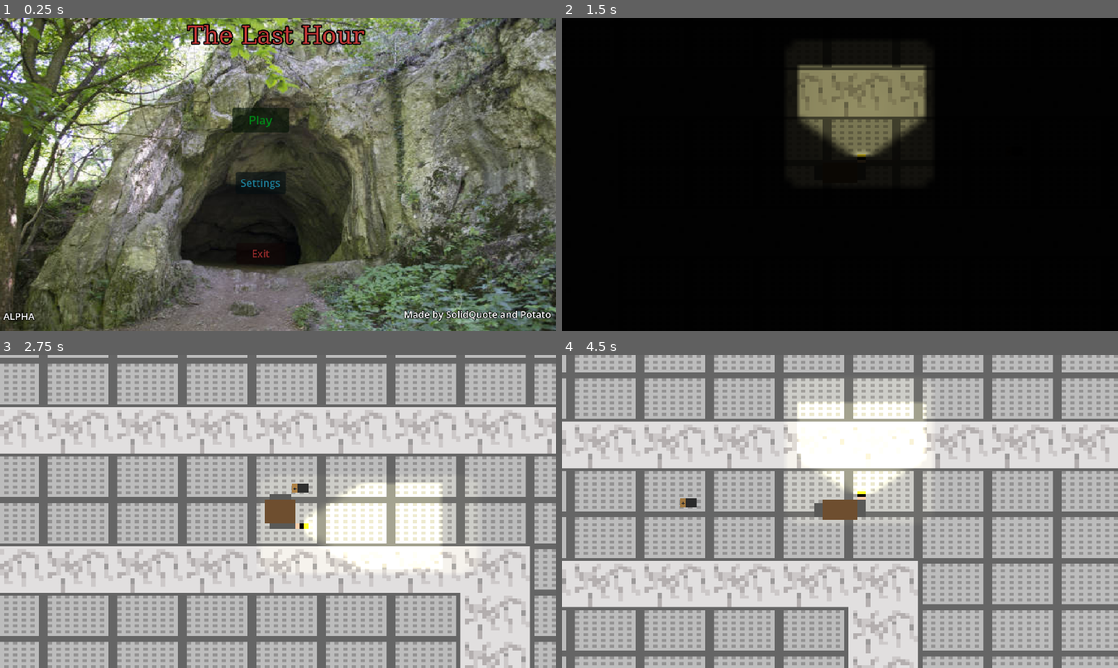
Above: before the commit, frames 1-4 (two rows, left to right).
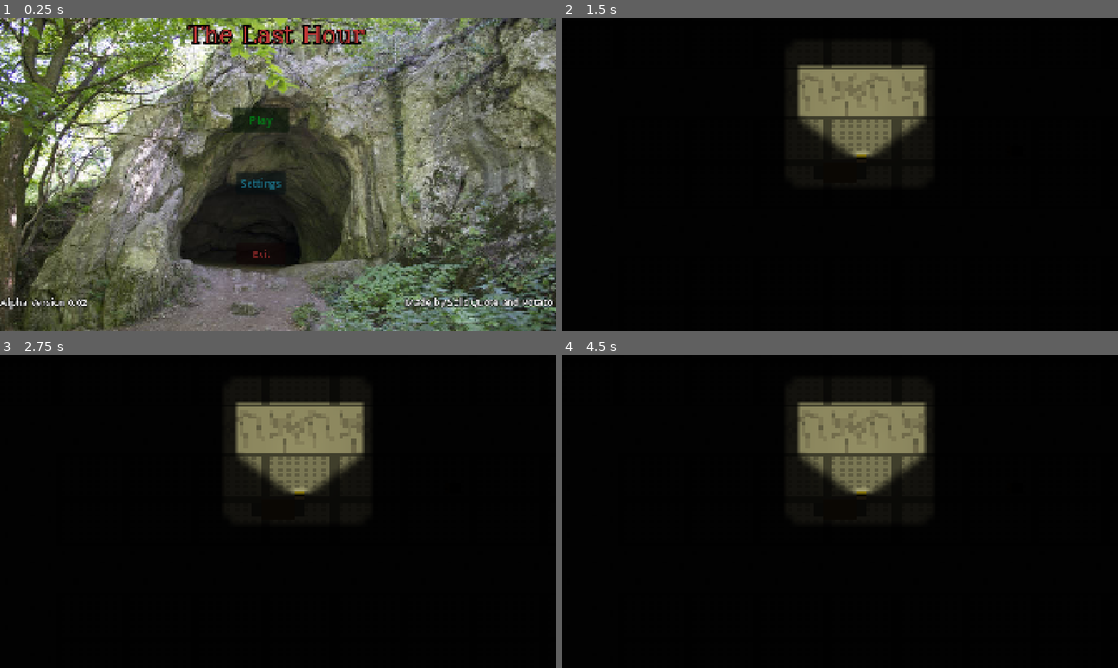
Above: after the commit, the same moments.

Repository: SolidQuote/The-Last-Hour
Game: Godot game, scene res://Scenes/MainMenu.tscn
The game is run twice, just before and just after one commit, with the same random seed, the same clock (stepped at 60 frames per second) and the same inputs.
Inputs:
- Up to frame 1 (0.25 s): no input
- Up to frame 2 (1.5 s): click "Play" at 0.5 s; click "Continue" at 1.25 s
- Up to frame 3 (2.75 s): tap Enter at 2 s; hold D (right, bound only before the commit) from 2.03 s (still down); hold E (interact, bound only before the commit) from 2.03 s (still down); tap ` (Dev, bound only before the commit) at 2.1 s
- Up to frame 4 (4.5 s): release D (right, bound only before the commit) at 2.78 s; release E (interact, bound only before the commit) at 2.78 s; hold S (down, bound only before the commit) 2.78-3.53 s; tap E (interact, bound only before the commit) at 2.85, 4.35 s; tap ` (Dev, bound only before the commit) at 3.05, 3.6 s; tap Space at 3.5 s; hold D (right, bound only before the commit) 3.53-4.28 s; hold E (interact, bound only before the commit) 3.53-4.28 s; hold W (up, bound only before the commit) from 4.28 s (still down)

The runs differ from the first frame. In frame 1, 15% of the frame differs, in the area x 0-100%, y 0-100%; in frame 2, 0.4%; in frame 3, 100%; in frame 4, 100%.

Commit message:
Updated Version
Changed version text from just "ALPHA" to "Alpha Version 0.02"

Diff:
--- a/Scenes/MainMenu.tscn
+++ b/Scenes/MainMenu.tscn
@@ -271,20 +271,20 @@
 
 [node name="Version" type="Label" parent="." unique_id=1601247292]
 layout_mode = 0
-offset_left = 8.527132
-offset_top = 779.06995
-offset_right = 73.52713
-offset_bottom = 807.06995
-scale = Vector2(1.29, 1.29)
-text = "ALPHA"
+offset_left = 0.77519464
+offset_top = 742.6357
+offset_right = 179.77519
+offset_bottom = 770.6357
+scale = Vector2(1.29, 1.29)
+text = "Alpha Version 0.02"
 label_settings = SubResource("LabelSettings_wohep")
 
 [node name="Credits" type="Label" parent="." unique_id=1778411096]
 layout_mode = 0
-offset_left = 1081.3954
-offset_top = 773.64343
-offset_right = 1387.3954
-offset_bottom = 801.64343
+offset_left = 1084.4962
+offset_top = 741.8604
+offset_right = 1390.4962
+offset_bottom = 769.8604
 scale = Vector2(1.29, 1.29)
 text = "Made by SolidQuote and Potato"
 label_settings = SubResource("LabelSettings_64ctb")
--- a/project.godot
+++ b/project.godot
@@ -10,57 +10,44 @@
 
 [application]
 
-config/name="The Last Hour"
 run/main_scene="uid://bax7xx8wkxhrf"
-config/features=PackedStringArray("4.7", "Forward Plus")
-config/icon="res://icon.svg"
+config/features=PackedStringArray("4.7")
 
 [display]
 
 window/size/viewport_width=1920
 window/size/viewport_height=1080
-window/stretch/mode="viewport"
+window/stretch/mode="canvas_items"
 window/stretch/aspect="expand"
-
-[global_group]
-
-player="Used for the player to interact with everything"
 
 [input]
 
-left={
-"deadzone": 0.2,
-"events": [Object(InputEventKey,"resource_local_to_scene":fa …(119 unchanged characters)… ressed":false,"pressed":false,"keycode":0,"physical_keycode":65,"key_label":0,"unicode":97,"location":0,"echo":false,"script":null)
+ui_left={
+"deadzone": 0.5,
+"events": [Object(InputEventKey,"resource_local_to_scene":fa …(119 unchanged characters)… ressed":false,"pressed":false,"keycode":65,"physical_keycode":0,"key_label":0,"unicode":97,"location":0,"echo":false,"script":null)
+, Object(InputEventJoypadButton,"resource_local_to_scene":false,"resource_name":"","device":-1,"button_index":13,"pressure":0.0,"pressed":false,"script":null)
+, Object(InputEventJoypadMotion,"resource_local_to_scene":false,"resource_name":"","device":-1,"axis":0,"axis_value":-1.0,"script":null)
 ]
 }
-right={
-"deadzone": 0.2,
-"events": [Object(InputEventKey,"resource_local_to_scene":fa …(119 unchanged characters)… ressed":false,"pressed":false,"keycode":0,"physical_keycode":68,"key_label":0,"unicode":100,"location":0,"echo":false,"script":null)
+ui_right={
+"deadzone": 0.5,
+"events": [Object(InputEventKey,"resource_local_to_scene":fa …(119 unchanged characters)… ressed":false,"pressed":false,"keycode":68,"physical_keycode":0,"key_label":0,"unicode":100,"location":0,"echo":false,"script":null)
+, Object(InputEventJoypadButton,"resource_local_to_scene":false,"resource_name":"","device":-1,"button_index":14,"pressure":0.0,"pressed":false,"script":null)
+, Object(InputEventJoypadMotion,"resource_local_to_scene":false,"resource_name":"","device":-1,"axis":0,"axis_value":1.0,"script":null)
 ]
 }
-down={
-"deadzone": 0.2,
-"events": [Object(InputEventKey,"resource_local_to_scene":fa …(119 unchanged characters)… ressed":false,"pressed":false,"keycode":0,"physical_keycode":83,"key_label":0,"unicode":115,"location":0,"echo":false,"script":null)
+ui_up={
+"deadzone": 0.5,
+"events": [Object(InputEventKey,"resource_local_to_scene":fa …(119 unchanged characters)… ressed":false,"pressed":false,"keycode":87,"physical_keycode":0,"key_label":0,"unicode":119,"location":0,"echo":false,"script":null)
+, Object(InputEventJoypadButton,"resource_local_to_scene":false,"resource_name":"","device":-1,"button_index":11,"pressure":0.0,"pressed":false,"script":null)
+, Object(InputEventJoypadMotion,"resource_local_to_scene":false,"resource_name":"","device":-1,"axis":1,"axis_value":-1.0,"script":null)
 ]
 }
-up={
-"deadzone": 0.2,
-"events": [Object(InputEventKey,"resource_local_to_scene":fa …(119 unchanged characters)… ressed":false,"pressed":false,"keycode":0,"physical_keycode":87,"key_label":0,"unicode":119,"location":0,"echo":false,"script":null)
-]
-}
-interact={
-"deadzone": 0.2,
-"events": [Object(InputEventKey,"resource_local_to_scene":false,"resource_name":"","device":-1,"window_id":0,"alt_pressed":false,"shift_pressed":false,"ctrl_pressed":false,"meta_pressed":false,"pressed":false,"keycode":0,"physical_keycode":69,"key_label":0,"unicode":101,"location":0,"echo":false,"script":null)
-]
-}
-Escape={
-"deadzone": 0.2,
-"events": [Object(InputEventKey,"resource_local_to_scene":false,"resource_name":"","device":-1,"window_id":0,"alt_pressed":false,"shift_pressed":false,"ctrl_pressed":false,"meta_pressed":false,"pressed":false,"keycode":0,"physical_keycode":4194305,"key_label":0,"unicode":0,"location":0,"echo":false,"script":null)
-]
-}
-Dev={
-"deadzone": 0.2,
-"events": [Object(InputEventKey,"resource_local_to_scene":false,"resource_name":"","device":-1,"window_id":0,"alt_pressed":false,"shift_pressed":false,"ctrl_pressed":false,"meta_pressed":false,"pressed":false,"keycode":0,"physical_keycode":96,"key_label":0,"unicode":96,"location":0,"echo":false,"script":null)
+ui_down={
+"deadzone": 0.5,
+"events": [Object(InputEventKey,"resource_local_to_scene":fa …(119 unchanged characters)… ressed":false,"pressed":false,"keycode":83,"physical_keycode":0,"key_label":0,"unicode":115,"location":0,"echo":false,"script":null)
+, Object(InputEventJoypadButton,"resource_local_to_scene":false,"resource_name":"","device":-1,"button_index":12,"pressure":0.0,"pressed":false,"script":null)
+, Object(InputEventJoypadMotion,"resource_local_to_scene":false,"resource_name":"","device":-1,"axis":1,"axis_value":1.0,"script":null)
 ]
 }
 
